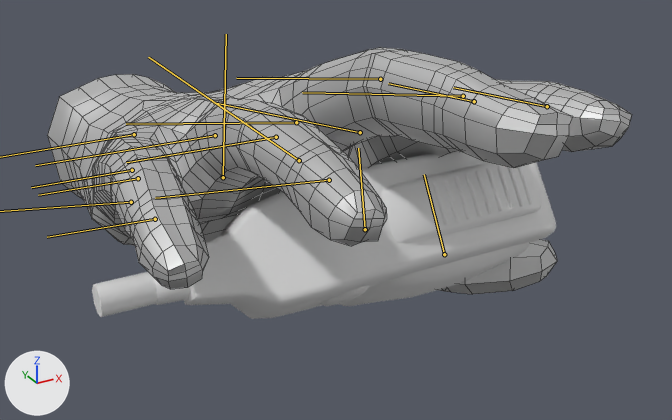
Two versions of the Blender file Assets/BasicVRHands/Meshes/female_hand_low_r_radio.blend, one commit apart.
Camera for both pictures: a 50 mm camera at (-0.0849, -0.1711, 0.0719) aimed at (0.0167, 0.0137, -0.0205). Arrows for +X, +Y and +Z are at lower left; the lights stay in place. The bones that bend it are drawn over the model as lines. Mesh edges are drawn as thin lines on the coarser meshes.

Objects in the first picture: 'Radio_Lo', 'female_hand_low_r'.
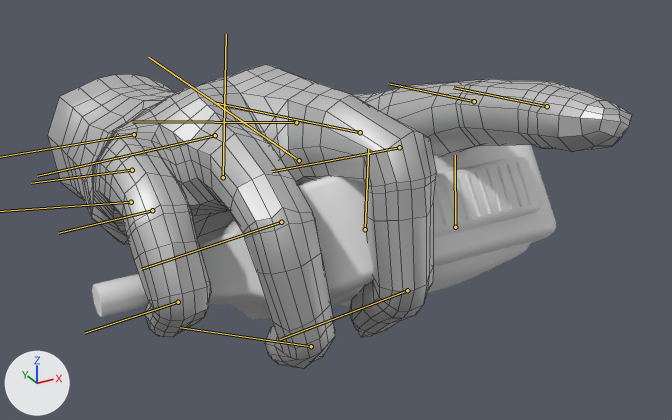
Commit message: animations for hands

The newer file adds an action. The first version stands in its rest pose; the second is drawn at frame 1 of the action 'Open Finger'.

The change in detail:
Bone 'pinky_r' (bone_pinky_r) turns from (0, 0, 0) to (-3, -19, -5) degrees about its own x, y and z.
Bone 'pinky_r_001' (bone_pinky_r_001) turns from (0, 0, 0) to (0, -39, -6) degrees about its own x, y and z.
Bone 'pinky_r_002' (bone_pinky_r_002) turns from (0, 0, 0) to (20, -70, -20) degrees about its own x, y and z.
Bone 'thumb_r_001' (bone_thumb_r_001) turns from (0, 0, 0) to (-3, 41, -8) degrees about its own x, y and z.
Bone 'middle_r' (bone_middle_r) turns from (0, 0, 0) to (0, -19, -6) degrees about its own x, y and z.
Bone 'middle_r_001' (bone_middle_r_001) turns from (0, 0, 0) to (13, -66, -19) degrees about its own x, y and z.
Bone 'middle_r_002' (bone_middle_r_002) turns from (0, 0, 0) to (10, -50, -13) degrees about its own x, y and z.
Bone 'ring_r' (bone_ring_r) turns from (0, 0, 0) to (4, -25, 0) degrees about its own x, y and z.
Bone 'ring_r_001' (bone_ring_r_001) turns from (0, 0, 0) to (8, -62, -11) degrees about its own x, y and z.
Bone 'ring_r_002' (bone_ring_r_002) turns from (0, 0, 0) to (19, -61, 12) degrees about its own x, y and z.

Where the change shows, as pixel boxes [x1, y1, x2, y2] in the pictures (672 x 420 px):
'female_hand_low_r', posed (23% taller): before [48, 48, 632, 294]; after [48, 64, 632, 368]
bone 'pinky_r', root to tip: before (132, 170) to (31, 187); after (132, 170) to (31, 183)
bone 'pinky_r_001', root to tip: before (138, 178) to (38, 195); after (152, 210) to (58, 233)
bone 'pinky_r_002', root to tip: before (155, 219) to (47, 237); after (178, 302) to (84, 333)
bone 'thumb_r_001', root to tip: before (365, 229) to (358, 148); after (365, 229) to (368, 149)
bone 'middle_r', root to tip: before (296, 122) to (126, 124); after (296, 122) to (132, 121)
bone 'middle_r_001', root to tip: before (380, 79) to (236, 78); after (399, 147) to (272, 171)
bone 'middle_r_002', root to tip: before (463, 96) to (302, 92); after (407, 290) to (280, 339)
bone 'ring_r', root to tip: before (215, 135) to (35, 165); after (215, 135) to (37, 176)
bone 'ring_r_001', root to tip: before (276, 137) to (126, 162); after (281, 222) to (141, 269)
bone 'ring_r_002', root to tip: before (329, 180) to (155, 198); after (311, 346) to (180, 327)
